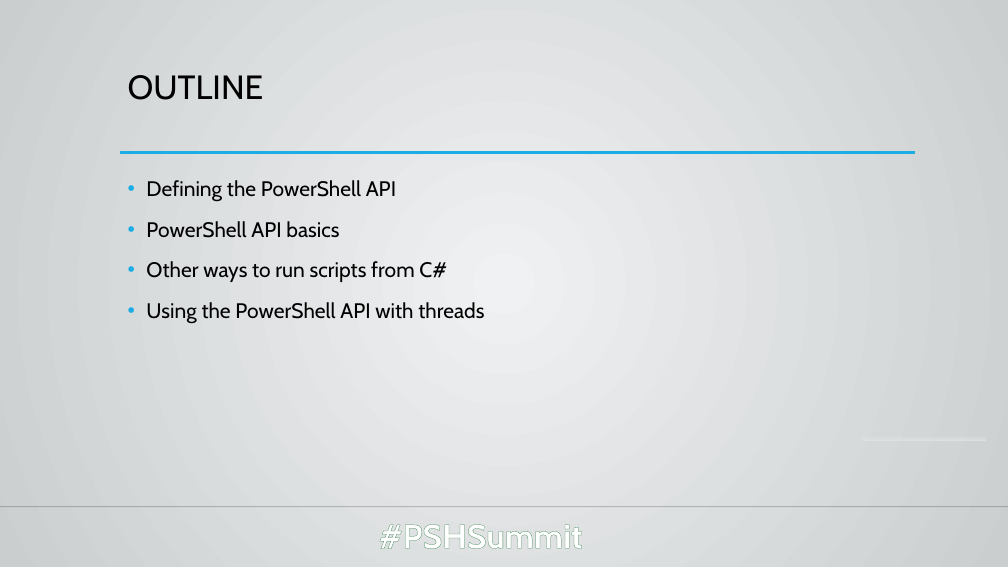
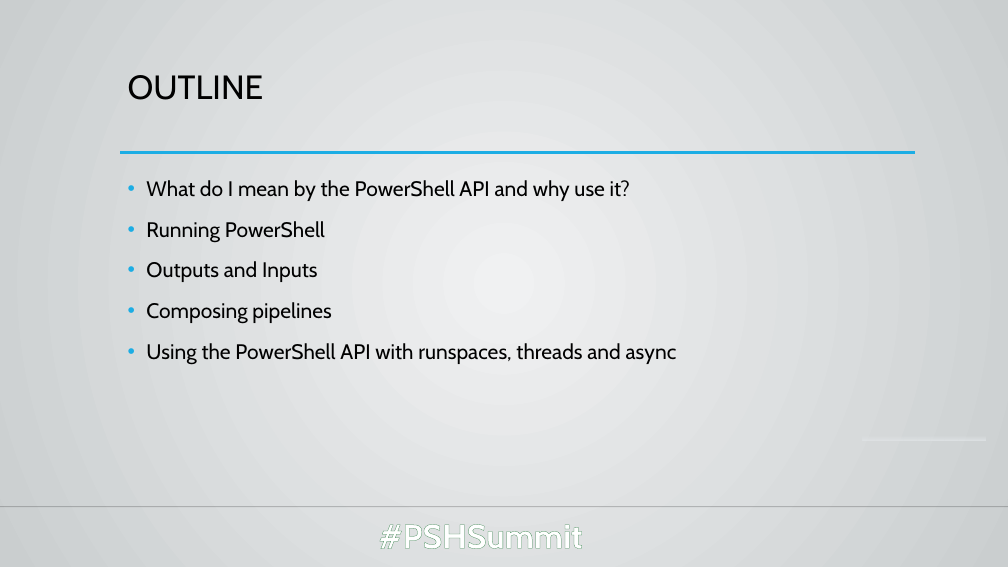
Before and after one commit to rjmholt/misc, a slide deck: slide 2 of psapi/Talk_PSAPI.pptx. Drawn at 1008x567 pixels with LibreOffice and Linux fonts; fonts in the diff are those of the drawing; background and template pictures are left out. Boxes give left, top, right and bottom in pixels: in the first picture for what was removed or moved away, otherwise in the second. Text is boxed around its words. In the diff, an @@ line names an element or a change of style, - is before the commit and + after.

Commit message:
Update talk

```diff
--- a/psapi/Talk_PSAPI.pptx
+++ b/psapi/Talk_PSAPI.pptx
@@ text at <box>146,180,677,365</box>: text changed @@
-• Defining the PowerShell API
-• PowerShell API basics
-• Other ways to run scripts from C#
-• Using the PowerShell API with threads
+• What do I mean by the PowerShell API and why use it?
+• Running PowerShell
+• Outputs and Inputs
+• Composing pipelines
+• Using the PowerShell API with runspaces, threads and async
```
Also in this commit, not shown: 3 other slides changed, 14 slides added, 4 slides removed, 5 other files.
